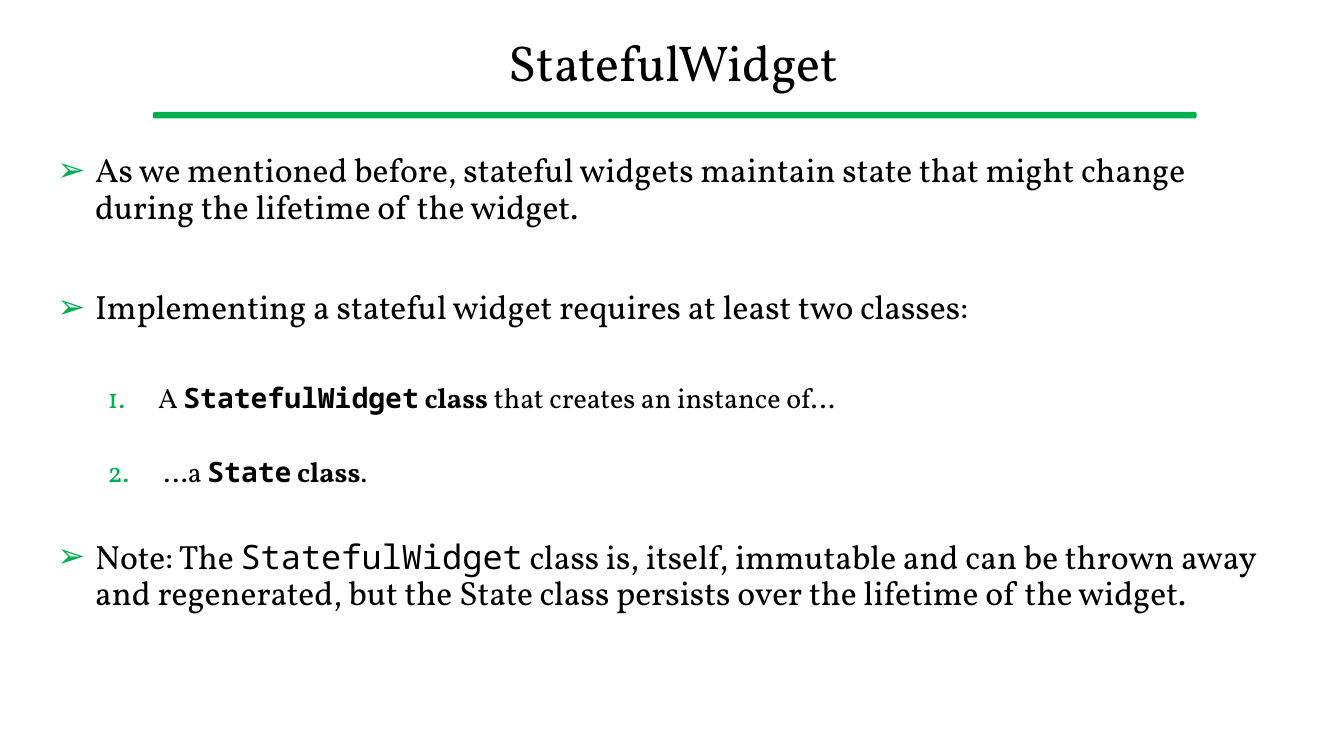
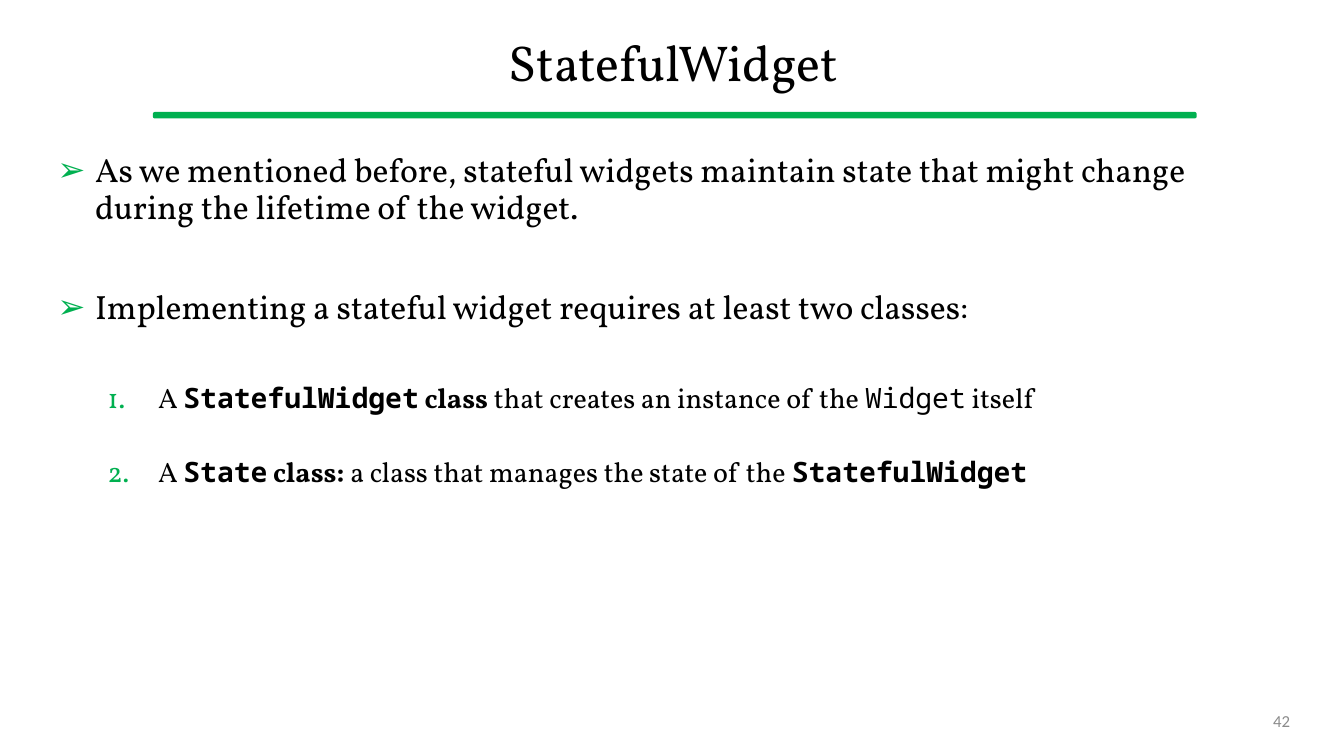
Before and after one commit to gcappon/bwthw, a slide deck: slide 42 of lab_04-hello-flutter/lab_04-hello_flutter.pptx. Drawn at 1344x756 pixels with LibreOffice and Linux fonts; fonts in the diff are those of the drawing. Boxes give left, top, right and bottom in pixels: in the first picture for what was removed or moved away, otherwise in the second. Text is boxed around its words. In the diff, an @@ line names an element or a change of style, - is before the commit and + after.

```diff
--- a/lab_04-hello-flutter/lab_04-hello_flutter.pptx
+++ b/lab_04-hello-flutter/lab_04-hello_flutter.pptx
@@ text at (158, 386, 1034, 489): text changed; size 24 to 20 pt @@
-  1. A StatefulWidget class that creates an instance of…
-  2. …a State class.
-➢ Note: The StatefulWidget class is, itself, immutable and can be thrown away and regenerated, but the State class persists over the lifetime of the widget.
+  1. A StatefulWidget class that creates an instance of the Widget itself
+  2. A State class: a class that manages the state of the StatefulWidget
@@ page number added at (1273, 716, 1290, 727), 12 pt, text #8C8C8C @@
+42
```
Also in this commit, not shown: 50 other slides changed, 1 other file.
